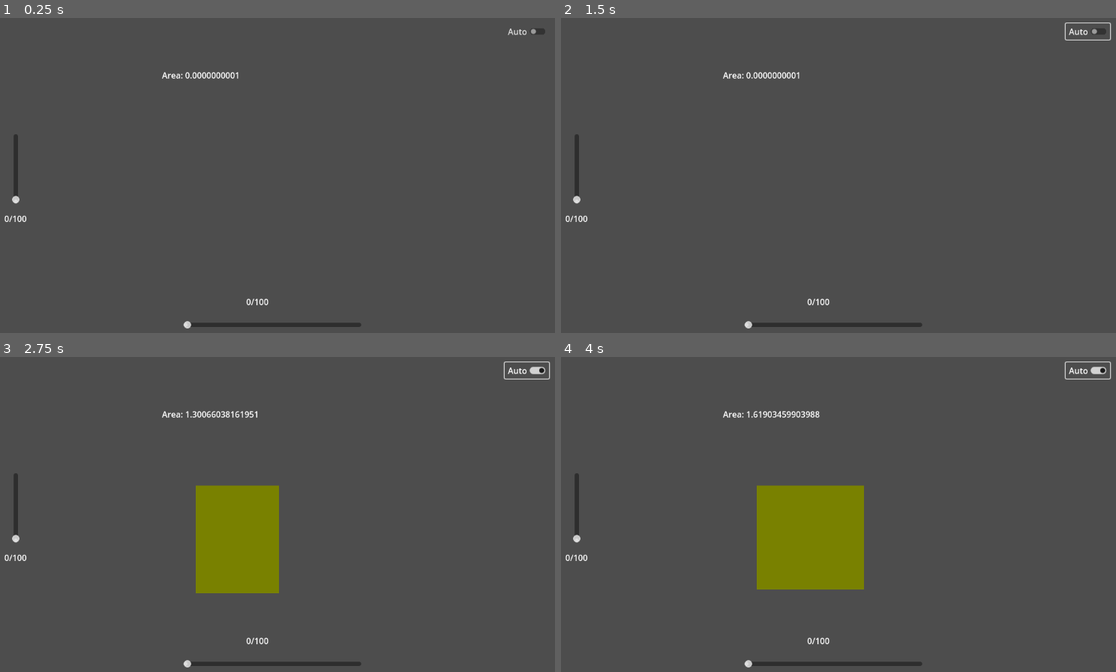
Above: before the commit, frames 1-4 (two rows, left to right).
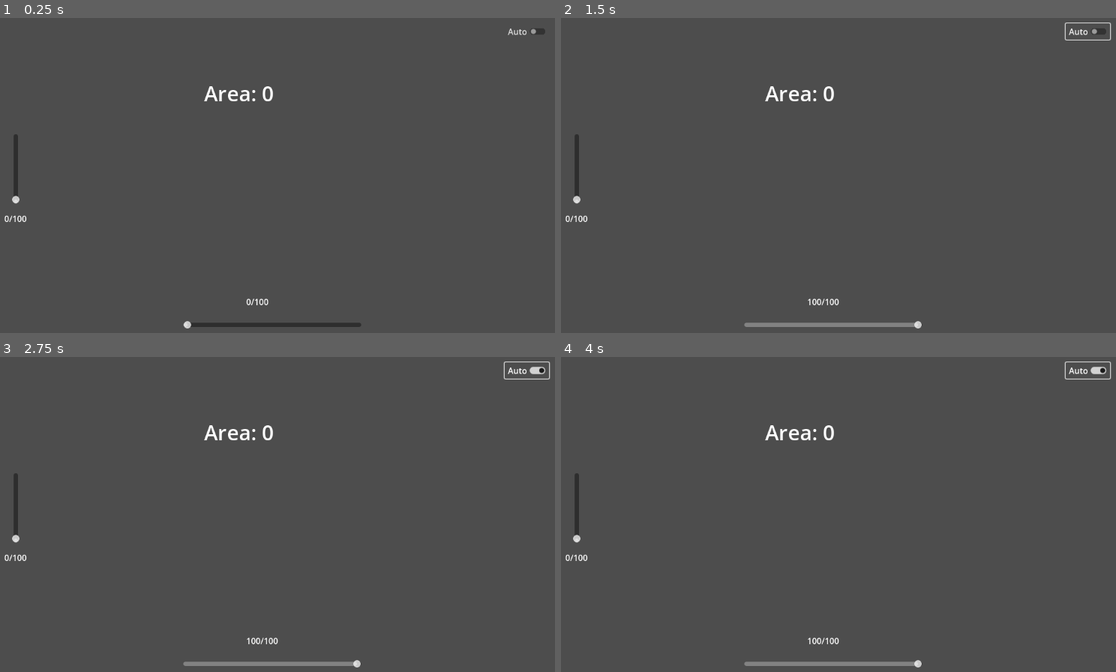
Above: after the commit, the same moments.

Repository: DuckyBlender/rectangle-area
Game: Godot game, scene res://node_2d.tscn
Same seed, same stepped clock (60 frames per second), same inputs: the game is played once before the commit and once after it.
Inputs:
- Up to frame 1 (0.25 s): no input
- Up to frame 2 (1.5 s): click "Auto" at 0.5 s; click "Auto" at 1.25 s
- Up to frame 3 (2.75 s): click "Auto" at 2 s
- Up to frame 4 (4 s): no input

The runs differ from the first frame. In frame 1, 0.4% of the frame differs, in the area x 29-50%, y 17-27%; in frame 2, 1.0%; in frame 3, 6.1%; in frame 4, 7.4%, in the area x 29-65%, y 17-99%.

Commit message:
it works really well now finishing the auto mode

Diff:
--- a/node_2d.gd
+++ b/node_2d.gd
@@ -8,6 +8,7 @@
 var hslider
 
 var PRESSED
+var last_values = Vector2(0, 0)
 
 # Called when the node enters the scene tree for the first time.
 func _ready():
@@ -24,9 +25,12 @@
 func _process(delta):
 	# Check if the button is pressed
 	if PRESSED:
-		# Randomly scale the rectangle
-		var rand_scale = Vector2(randf_range(0.5, 1.5), randf_range(0.5, 1.5))
-		rect.set_scale(rand_scale)
+		# Get the last values and increment 0.1 to the sin
+		last_values += Vector2(0.01, 0.01)
+		var sin_values = Vector2(sin(last_values.x), sin(last_values.y - last_values.x))
+		rect.set_scale(abs(sin_values))
+		hslider.value = rect.scale.x * 100
+		vslider.value = rect.scale.y * 100
 	else:
 		# Set the rectangle to the sliders
 		var new_scale = Vector2(hslider.value / 100, vslider.value / 100)
@@ -39,12 +43,26 @@
 	#print(str(area) + " = " + str(rect.scale.x) + " + " + str(rect.scale.y))
 
 	# Update the label text
-	label.text = "Area: " + str(area)
+	label.text = "Area: " + str(snapped(area * 100, 0.01))
 
 	pass
-
-
 
 func _on_check_button_toggled(button_pressed):
 	PRESSED = button_pressed
 	pass # Replace with function body.
+
+
+# When any slider is moved, update the other slider so that the radius is the same
+func _on_v_slider_value_changed(value):
+	# Update the h slider
+	var newvalue = value * -1 + 100
+	hslider.value = newvalue
+
+	pass # Replace with function body.
+
+
+func _on_h_slider_value_changed(value):
+	# Update the v slider
+	var newvalue = value * -1 + 100
+	vslider.value = newvalue
+	pass # Replace with function body.
--- a/node_2d.tscn
+++ b/node_2d.tscn
@@ -15,13 +15,18 @@
 color = Color(0.47451, 0.505882, 0, 1)
 
 [node name="RectAreaText" type="RichTextLabel" parent="."]
-offset_left = 382.0
-offset_top = 110.0
-offset_right = 709.0
-offset_bottom = 181.0
+anchors_preset = 5
+anchor_left = 0.5
+anchor_right = 0.5
+offset_left = 463.0
+offset_top = 129.0
+offset_right = 746.0
+offset_bottom = 200.0
+grow_horizontal = 2
 size_flags_horizontal = 4
 size_flags_vertical = 4
-text = "Placeholder text"
+theme_override_font_sizes/normal_font_size = 40
+text = "Area"
 autowrap_mode = 1
 
 [node name="CheckButton" type="CheckButton" parent="."]
@@ -82,5 +87,7 @@
 text = "0/100"
 
 [connection signal="toggled" from="CheckButton" to="." method="_on_check_button_toggled"]
+[connection signal="value_changed" from="VSliderGroup/VSlider" to="." method="_on_v_slider_value_changed"]
 [connection signal="value_changed" from="VSliderGroup/VSlider" to="VSliderGroup" method="_on_v_slider_value_changed"]
+[connection signal="value_changed" from="HSliderGroup/HSlider" to="." method="_on_h_slider_value_changed"]
 [connection signal="value_changed" from="HSliderGroup/HSlider" to="HSliderGroup" method="_on_h_slider_value_changed"]
--- a/project.godot
+++ b/project.godot
@@ -15,6 +15,10 @@
 config/features=PackedStringArray("4.0", "Forward Plus")
 config/icon="res://icon.svg"
 
+[display]
+
+window/size/resizable=false
+
 [editor]
 
 version_control/plugin_name="GitPlugin"
